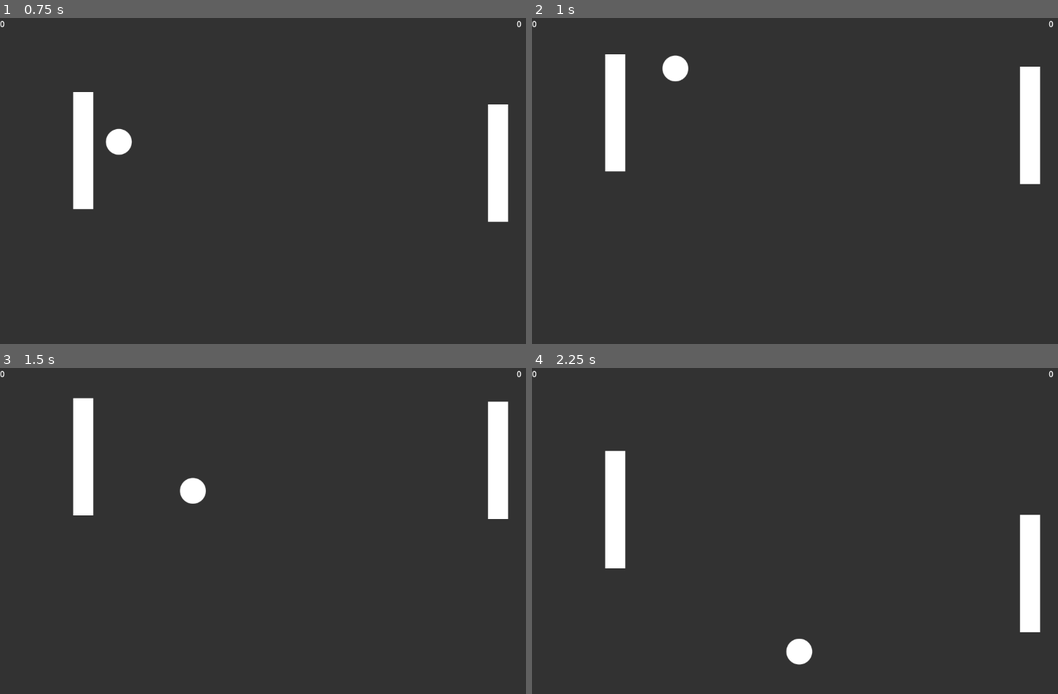
Above: before the commit, frames 1-4 (two rows, left to right).
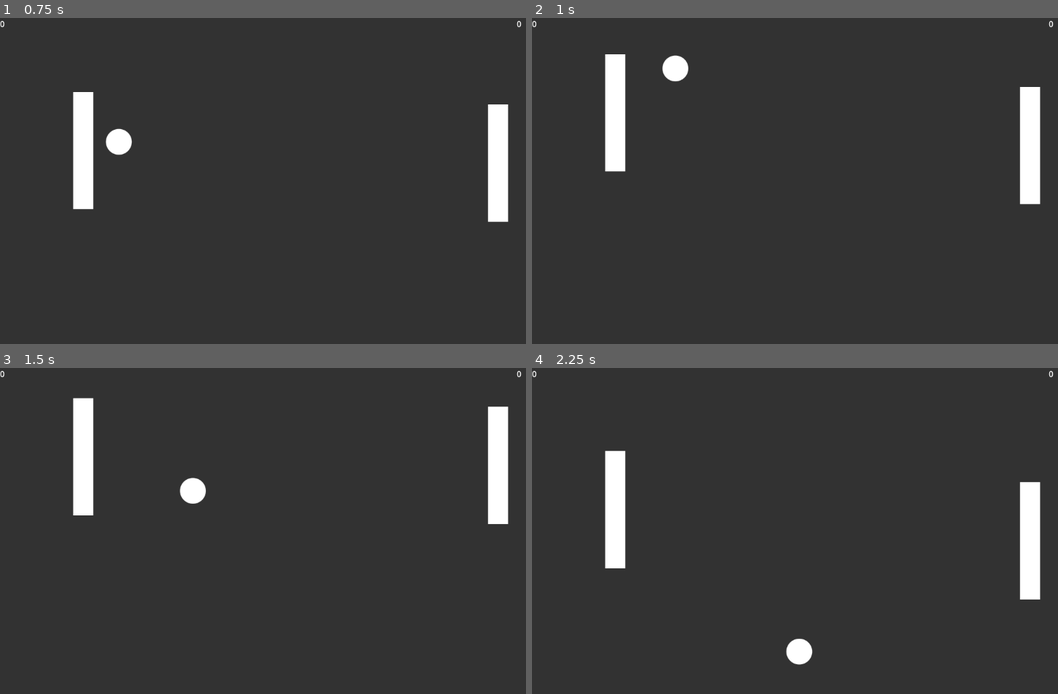
Above: after the commit, the same moments.

Repository: Aratch/20gch-01-pong
Game: Godot game, scene res://main.tscn
Two runs of this game, one before a commit and one after it. Both use one fixed random seed, a clock stepped at 60 frames per second and the inputs below.
Inputs:
- Up to frame 1 (0.75 s): hold W (move_up) from 0.53 s (still down); tap Down (p2_move_down) at 0.6 s
- Up to frame 2 (1 s): keep holding W (move_up)
- Up to frame 3 (1.5 s): release W (move_up) at 1.28 s; hold S (move_down) from 1.28 s (still down); tap Up (p2_move_up) at 1.35 s
- Up to frame 4 (2.25 s): release S (move_down) at 2.03 s; hold W (move_up) from 2.03 s (still down); tap Down (p2_move_down) at 2.1 s

Frame 1 is identical in both runs. In frame 2, 0.5% of the frame differs, in the area x 92-97%, y 14-58%; in frame 3, 0.1%; in frame 4, 0.8%, in the area x 92-97%, y 34-82%.

Commit message:
Enemy: Add jitteriness and frozen state to compensate (not enough, still)

Diff:
--- a/enemy.gd
+++ b/enemy.gd
@@ -2,23 +2,41 @@
 extends Paddle
 
 var ball: Ball
-
 var game_ready := false
+var frozen := false
 
 func _ready() -> void:
 	get_owner().game_ready.connect(_on_game_ready)
 	set_process_input(false)
 	super._ready()
 
+func get_rand_time(state: bool) -> float:
+	if not state: # current state is not frozen, i.e. the previous was frozen
+		return randf_range(0.1, 1.0)
+	else: # and vice versa
+		return randf_range(0.05, 0.2)
+
+func _start_freeze_timer() -> void:
+	$BrainFreezeTimer.wait_time = get_rand_time(frozen)
+	$BrainFreezeTimer.timeout.connect(_on_freeze_timer_timeout, CONNECT_ONE_SHOT)
+	$BrainFreezeTimer.start()
+
+func _on_freeze_timer_timeout() -> void:
+	frozen = not frozen
+	_start_freeze_timer()
+
 func _on_game_ready() -> void:
 	ball = get_owner().ball
 	game_ready = true
+	_start_freeze_timer()
 
 func _physics_process(delta: float) -> void:
-	if ball and game_ready:
-		if ball.position.y > position.y:
+	if ball and game_ready and not frozen:
+		# This adds a bit of uncertainty/jitteriness, but not enough on its own
+		var will_follow : bool = (randi() % 3 == 0)
+		if ball.position.y > position.y and will_follow:
 			direction = 1.0
-		elif ball.position.y < position.y:
+		elif ball.position.y < position.y and will_follow:
 			direction = -1.0
 		else:
 			direction = 0.0
--- a/main.tscn
+++ b/main.tscn
@@ -23,6 +23,8 @@
 position = Vector2(976, 240)
 script = ExtResource("3_mwurp")
 
+[node name="BrainFreezeTimer" type="Timer" parent="Paddle2"]
+
 [node name="Boundaries" type="StaticBody2D" parent="."]
 
 [node name="Bottom" type="CollisionShape2D" parent="Boundaries"]
